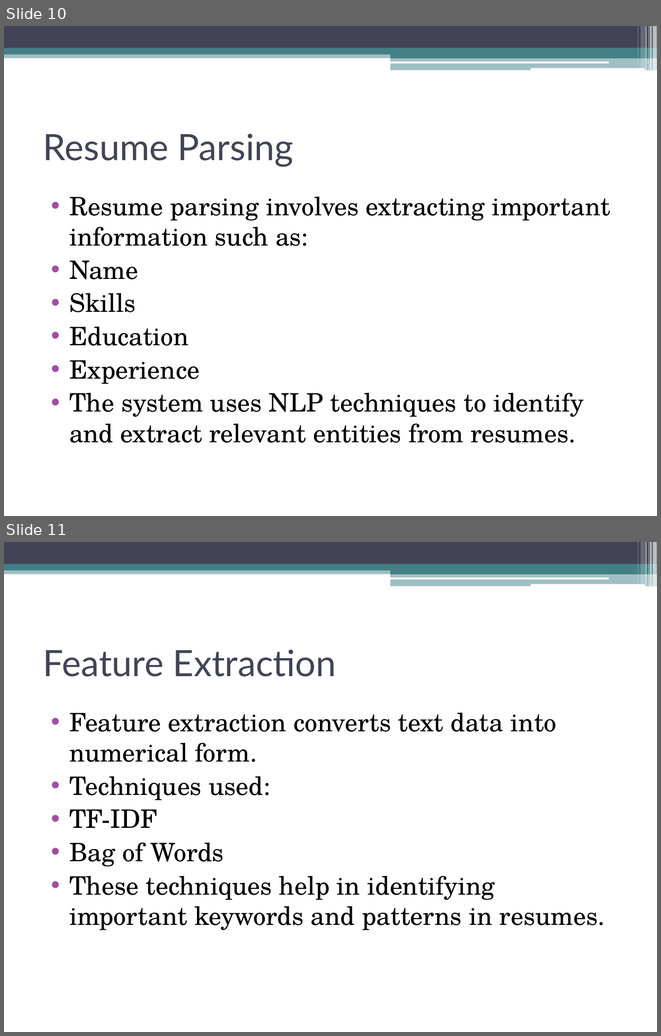
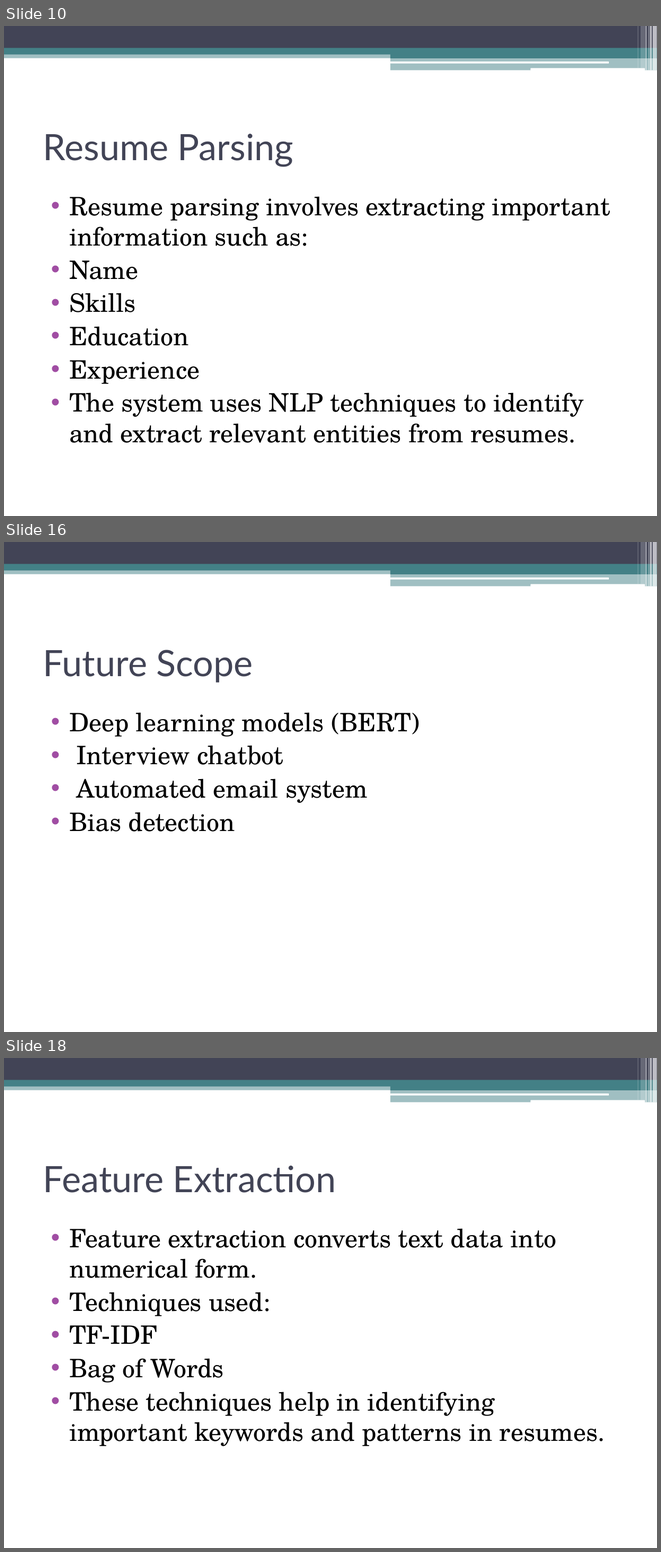
Before and after one commit to rajatchauhan937-prog/mba-rjt-ai-recruitement-2026, a slide deck: github.pptx. Shown one above the other, each under a label of ours: slides 10 and 11 before the commit, slides 10, 16 and 18 after it; the slides between them are not shown. The pictures are 661x1036 and 661x1552 pixels, drawn with LibreOffice and Linux fonts; fonts in the diff are those of the drawing. Boxes give left, top, right and bottom in pixels: in the first picture for what was removed or moved away, otherwise in the second. Text is boxed around its words. In the diff, an @@ line names an element or a change of style, - is before the commit and + after.

```diff
--- a/github.pptx
+++ b/github.pptx
@@ slide 16 added at bbox=[4, 542, 657, 1032], background #FFFFFF; not listed: 13 template elements that a slide beside it also shows @@
@@ title added at bbox=[43, 650, 253, 682], 40 pt, text #424456 @@
+Future Scope
@@ text added at bbox=[69, 712, 420, 831], 28 pt, text #000000 @@
+• Deep learning models (BERT)
+• Interview chatbot
+• Automated email system
+• Bias detection
@@ what was slide 11 is now slide 18 @@
```
Also in this commit, not shown: 6 other slides added, 1 slide removed.
